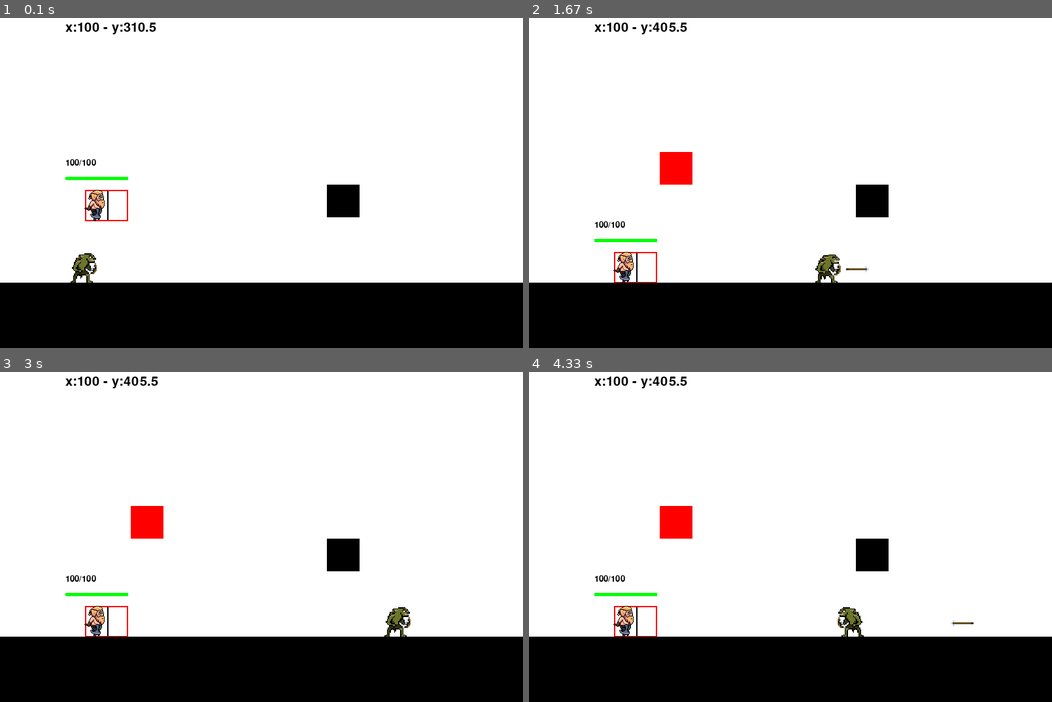
Above: before the commit, frames 1-4 (two rows, left to right).
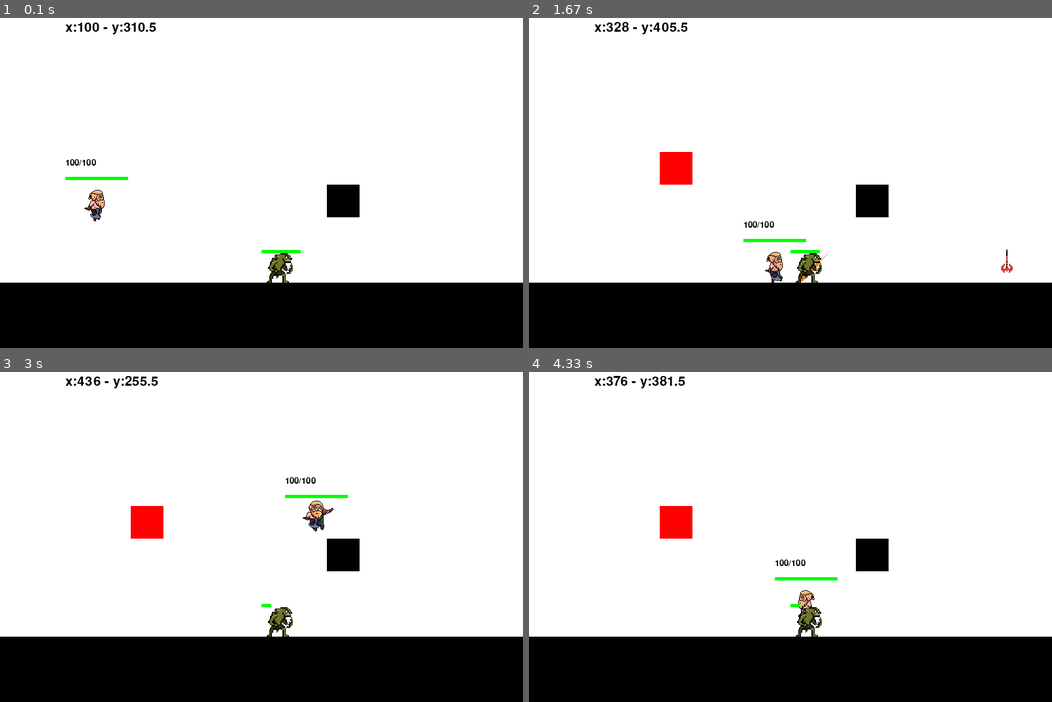
Above: after the commit, the same moments.

Repository: pedroboussiengui/pygame-battle-arena
Game: pygame game, started from main.py
Two runs of this game, one before a commit and one after it. Both use one fixed random seed, a clock stepped at 60 frames per second and the inputs below.
Inputs:
- Up to frame 1 (0.1 s): no input
- Up to frame 2 (1.67 s): hold Q 0.33-0.8 s; hold Right 0.33-0.8 s; hold Space 0.83-1.3 s; hold Right 0.83-1.3 s; tap W at 0.9, 1.2, 1.4 s; hold Space from 1.33 s (still down); hold Right from 1.33 s (still down)
- Up to frame 3 (3 s): tap W at 1.7, 2.23, 2.53, 2.73 s; release Space at 1.8 s; release Right at 1.8 s; tap Space at 1.83, 2.32 s; hold Right 2.17-2.63 s; hold Up 2.67-2.97 s
- Up to frame 4 (4.33 s): hold Right 3-3.47 s; tap W at 3.07, 3.37, 3.57, 3.87, 4.13 s; hold Left 3.5-4.03 s; tap Space at 3.65 s; hold Left from 4.07 s (still down)

The runs differ from the first frame. In frame 1, 0.7% of the frame differs, in the area x 13-58%, y 52-81%; in frame 2, 1.8%, in the area x 12-93%, y 1-81%; in frame 3, 1.7%; in frame 4, 1.7%.

Commit message:
feat: atk damage effect

Diff:
--- a/main.py
+++ b/main.py
@@ -32,44 +32,44 @@
             if event.type == pygame.QUIT:
                 running = False
 
+            # elif event.type == pygame.KEYDOWN:
+            #     if event.key == pygame.K_LEFT:
+            #         current_selected.moving = True
+            #         current_selected.direction = 'left'
+            #     elif event.key == pygame.K_RIGHT:
+            #         current_selected.moving = True
+            #         current_selected.direction = 'right'
+            #     elif event.key == pygame.K_SPACE:
+            #         current_selected.attacking = True
+            #         current_selected.new_arrow()
+            #     elif event.key == pygame.K_w:
+            #         sq = Square(200, 300, 1)
+            #         all_sprites.add(sq)
+            # elif event.type == pygame.KEYUP:
+            #     if event.key == pygame.K_LEFT or event.key == pygame.K_RIGHT:
+            #         current_selected.moving = False
+
             elif event.type == pygame.KEYDOWN:
                 if event.key == pygame.K_LEFT:
-                    current_selected.moving = True
-                    current_selected.direction = 'left'
+                    warrior_sprite.moving = True
+                    warrior_sprite.direction = 'left'
                 elif event.key == pygame.K_RIGHT:
-                    current_selected.moving = True
-                    current_selected.direction = 'right'
+                    warrior_sprite.moving = True
+                    warrior_sprite.direction = 'right'
                 elif event.key == pygame.K_SPACE:
-                    current_selected.attacking = True
-                    current_selected.new_arrow()
+                    warrior_sprite.attacking = True
+                elif event.key == pygame.K_UP:
+                    warrior_sprite.jump()
                 elif event.key == pygame.K_w:
                     sq = Square(200, 300, 1)
                     all_sprites.add(sq)
+                elif event.key == pygame.K_q:
+                    # warrior_sprite.rotate_axe.x, warrior_sprite.rotate_axe.y = warrior_sprite.player_x, warrior_sprite.player_y
+                    warrior_sprite.rotate_axe.append(RotatingAxe(warrior_sprite.player_x, warrior_sprite.player_y + 30, warrior_sprite.direction))
+                    warrior_sprite.throwing_axe = True
             elif event.type == pygame.KEYUP:
                 if event.key == pygame.K_LEFT or event.key == pygame.K_RIGHT:
-                    current_selected.moving = False
-
-            # elif event.type == pygame.KEYDOWN:
-            #     if event.key == pygame.K_LEFT:
-            #         warrior_sprite.moving = True
-            #         warrior_sprite.direction = 'left'
-            #     elif event.key == pygame.K_RIGHT:
-            #         warrior_sprite.moving = True
-            #         warrior_sprite.direction = 'right'
-            #     elif event.key == pygame.K_SPACE:
-            #         warrior_sprite.attacking = True
-            #     elif event.key == pygame.K_UP:
-            #         warrior_sprite.jump()
-            #     elif event.key == pygame.K_w:
-            #         sq = Square(200, 300, 1)
-            #         all_sprites.add(sq)
-            #     elif event.key == pygame.K_q:
-            #         # warrior_sprite.rotate_axe.x, warrior_sprite.rotate_axe.y = warrior_sprite.player_x, warrior_sprite.player_y
-            #         warrior_sprite.rotate_axe.append(RotatingAxe(warrior_sprite.player_x, warrior_sprite.player_y + 30, warrior_sprite.direction))
-            #         warrior_sprite.throwing_axe = True
-            # elif event.type == pygame.KEYUP:
-            #     if event.key == pygame.K_LEFT or event.key == pygame.K_RIGHT:
-            #         warrior_sprite.moving = False
+                    warrior_sprite.moving = False
 
         # print(goblin.arrows)
 
@@ -95,11 +95,18 @@
                 warrior_sprite.player_y = block.rect.top - warrior_sprite.frame_height + 1
                 warrior_sprite.dy = 0
 
-        for a in goblin.arrows:
-            if a.get_rect().colliderect(warrior_sprite.rect()):
-                goblin.arrows.remove(a)
-                warrior_sprite.take_damage(screen, goblin.damage)
-                a.arrow_hitting_sound.play()
+        if warrior_sprite.get_atk_hitbox().colliderect(goblin.get_rect()) and warrior_sprite.attacking == True:
+            warrior_sprite.can_damage = True
+            warrior_sprite.obj_damaged = goblin
+        else:
+            warrior_sprite.can_damage = False
+            warrior_sprite.obj_damaged = None
+
+        # for a in goblin.arrows:
+        #     if a.get_rect().colliderect(warrior_sprite.rect()):
+        #         goblin.arrows.remove(a)
+        #         warrior_sprite.take_damage(screen, goblin.damage)
+        #         a.arrow_hitting_sound.play()
 
         # print([(d.deletable, d.current_time) for d in warrior_sprite.damage_frames])
 
--- a/src/GoblinArcher.py
+++ b/src/GoblinArcher.py
@@ -39,14 +39,16 @@
         self.current_health = self.max_health
 
         self.throw_arrow_sprites = pygame.image.load('./src/assets/GoblinPack/GoblinArcher-Sheet.png')
+        self.damage_sprites = [pygame.image.load('src/assets/pixil-frame-0.png'),pygame.image.load('src/assets/pixil-frame-1.png'),pygame.image.load('src/assets/pixil-frame-2.png') ]
 
-        self.pos_x = 100
+        self.pos_x = 400
         self.pos_y = 450
         self.speed = 30
 
         self.scale = 0.1
 
         self.damage = 25
+        self.damage_index = 0
 
         self.sprint_width = self.throw_arrow_sprites.get_width() // 9
         self.sprint_heigth = self.throw_arrow_sprites.get_height() // 5
@@ -69,6 +71,9 @@
                     self.frames_atk.append(scaled_sprite)
         self.frames_walk = self.frames_walk[:-1]
 
+        self.sprint_width = self.sprint_width * self.scale
+        self.sprint_heigth = self.sprint_heigth * self.scale
+
         self.last_update = pygame.time.get_ticks()
         self.attacking = False
         self.moving = False
@@ -76,11 +81,35 @@
         self.index_move = 0
         self.direction = 'right'
 
+        self.damaged = False
+
         self.arrows = []
         self.current_arrow = None
 
     def new_arrow(self):
         self.current_arrow = Arrow(self.pos_x + 5, self.pos_y + 25, self.direction)
+
+    def get_rect(self):
+        return pygame.Rect(self.pos_x, self.pos_y, self.sprint_width, self.sprint_heigth)
+
+    def draw_rect(self, screen):
+        pygame.draw.rect(screen, (0, 0, 0), self.get_rect(), 2)
+
+    def take_damage(self, damage):
+        self.current_health = self.current_health - damage
+        self.damaged = True
+
+    def draw_health_bar(self, screen):
+        if self.current_health < 0:
+            self.current_health = 0
+
+        # Calcula a largura da barra de vida com base na porcentagem de vida restante
+        health_percentage = self.current_health / self.max_health
+        bar_width = int(health_percentage * self.sprint_width)
+
+        # Desenha a barra de vida acima do personagem
+        health_bar_rect = pygame.Rect(self.pos_x, self.pos_y, bar_width, 5)
+        pygame.draw.rect(screen, (0, 255, 0), health_bar_rect)
 
     def update(self):
         current_time = pygame.time.get_ticks()
@@ -89,6 +118,11 @@
                 i.update()
                 if i.pos_x > 700 or i.pos_x < 10:
                     self.arrows.remove(i)
+
+            if self.damaged:
+                self.damage_index = (self.damage_index + 1) % len(self.damage_sprites)
+                if self.damage_index == len(self.damage_sprites) - 1:
+                    self.damaged = False
 
             if self.attacking:
                 self.index_atk = (self.index_atk + 1) % len(self.frames_atk)
@@ -109,8 +143,14 @@
             self.last_update = current_time
 
     def draw(self, screen):
+        # self.draw_rect(screen)
+        self.draw_health_bar(screen)
         for i in self.arrows:
             i.draw(screen)
+
+        if self.damaged:
+            screen.blit(self.damage_sprites[self.damage_index], (self.pos_x, self.pos_y))
+
         if self.moving:
             if self.direction == 'right':
                 screen.blit(self.frames_walk[self.index_move], (self.pos_x, self.pos_y))
--- a/src/hero.py
+++ b/src/hero.py
@@ -1,5 +1,9 @@
 import pygame
 from .text import Text
+from pygame import mixer
+from .GoblinArcher import Goblin
+
+pygame.mixer.init(44100, -16, 2, 2048)
 
 class RotatingAxe:
     def __init__(self, x, y, direction):
@@ -40,6 +44,8 @@
         self.warrior_atk = pygame.image.load('./src/assets/Warrior_1/Attack_1.png')
         self.warrior_walk = pygame.image.load('./src/assets/Warrior_1/Walk.png')
         self.warrior_jump = pygame.image.load('./src/assets/Warrior_1/Jump.png')
+        self.axe_hit = mixer.Sound('./src/assets/axe_hit.wav')
+        # self.damage_sprites = [pygame.image.load('src/assets/pixil-frame-0.png'),pygame.image.load('src/assets/pixil-frame-1.png'),pygame.image.load('src/assets/pixil-frame-2.png') ]
 
         # self.rotating_axe = pygame.image.load('./src/assets/Red Axe sprite.png')
 
@@ -80,6 +86,9 @@
         self.animation_atk = 0.1
         self.animation_jump = 0.1
 
+        self.damage = 20
+        # self.damage_index = 0
+
         self.last_update = pygame.time.get_ticks()
         self.moving = False
         self.attacking = False
@@ -101,6 +110,9 @@
         self.atk_d = 30
 
         self.damage_frames = []
+
+        self.can_damage = False
+        self.obj_damaged = None
 
     def rect(self):
         return pygame.Rect(self.player_x + 30, self.player_y + self.frame_height // 2, self.frame_width-60, self.frame_height // 2)
@@ -143,13 +155,22 @@
                         self.rotate_axe.remove(i)
             if self.attacking:
                 self.frame_index_atk = (self.frame_index_atk + 1) % len(self.frames_atk)
+                if self.frame_index_atk == 2:
+                    self.axe_hit.play()
+                if self.frame_index_atk == 2 and self.can_damage:
+                    print('hitting')
+                    self.to_damage(self.obj_damaged)
                 if self.frame_index_atk == len(self.frames_atk) - 1:
                     self.attacking = False
+                # self.damage_index = (self.damage_index + 1) % len(self.damage_sprites)
             self.last_update = current_time
 
+    def to_damage(self, obj: Goblin):
+        obj.take_damage(self.damage)
+
     def draw(self, screen):
-        self.draw_hitbox(screen)
-        self.draw_attack_hitbox(screen)
+        # self.draw_hitbox(screen)
+        # self.draw_attack_hitbox(screen)
         self.draw_health_bar(screen, max_health=self.max_health, current_health=self.current_health)
 
         for d in self.damage_frames:
@@ -194,6 +215,11 @@
             atk_hitbox = pygame.Rect(self.player_x, self.player_y + self.frame_height // 2, self.frame_width - self.atk_d,  self.frame_height // 2)
         pygame.draw.rect(screen, (255, 0, 0), atk_hitbox, 2)
 
+    def get_atk_hitbox(self):
+        if self.direction == 'right':
+            return pygame.Rect(self.player_x + self.atk_d, self.player_y + self.frame_height // 2, self.frame_width - self.atk_d, self.frame_height // 2)
+        return pygame.Rect(self.player_x, self.player_y + self.frame_height // 2, self.frame_width - self.atk_d,  self.frame_height // 2)
+
     def draw_health_bar(self, screen, max_health, current_health):
 
         if self.current_health < 0:
Binary file added: src/assets/pixil-frame-0.png
Binary file added: src/assets/pixil-frame-1.png
Binary file added: src/assets/pixil-frame-2.png
Not shown, added: src/assets/axe_hit.wav
Not shown, added: src/assets/pixilart-frames.zip
